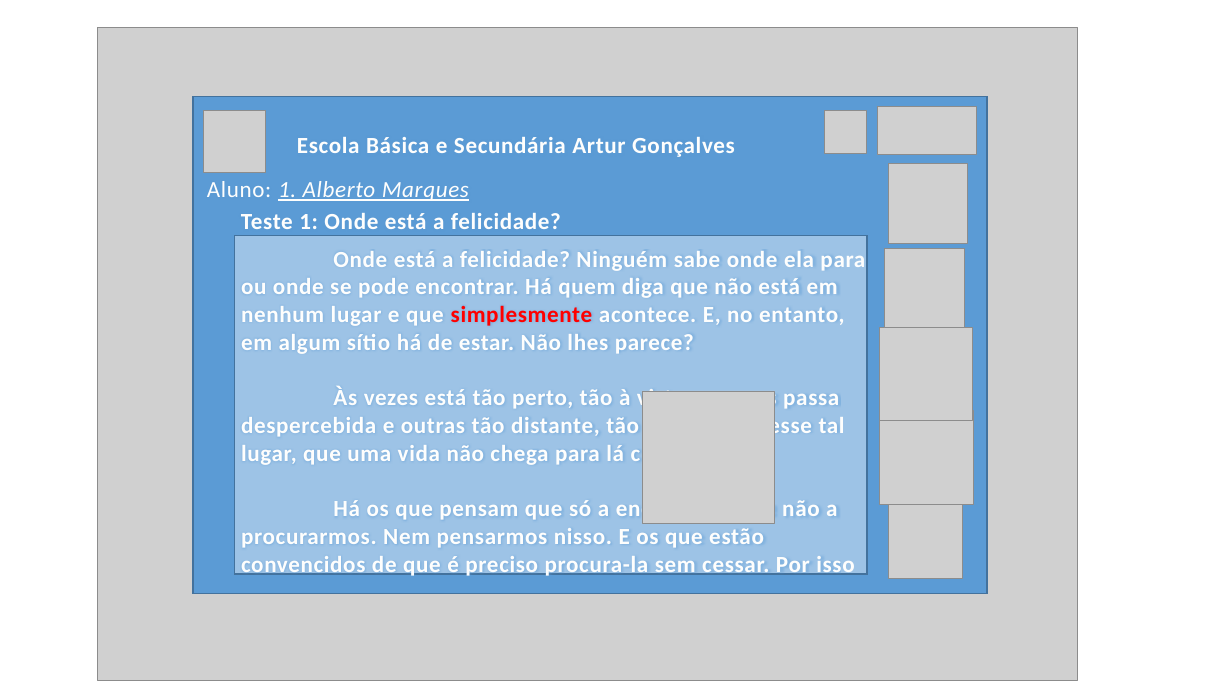
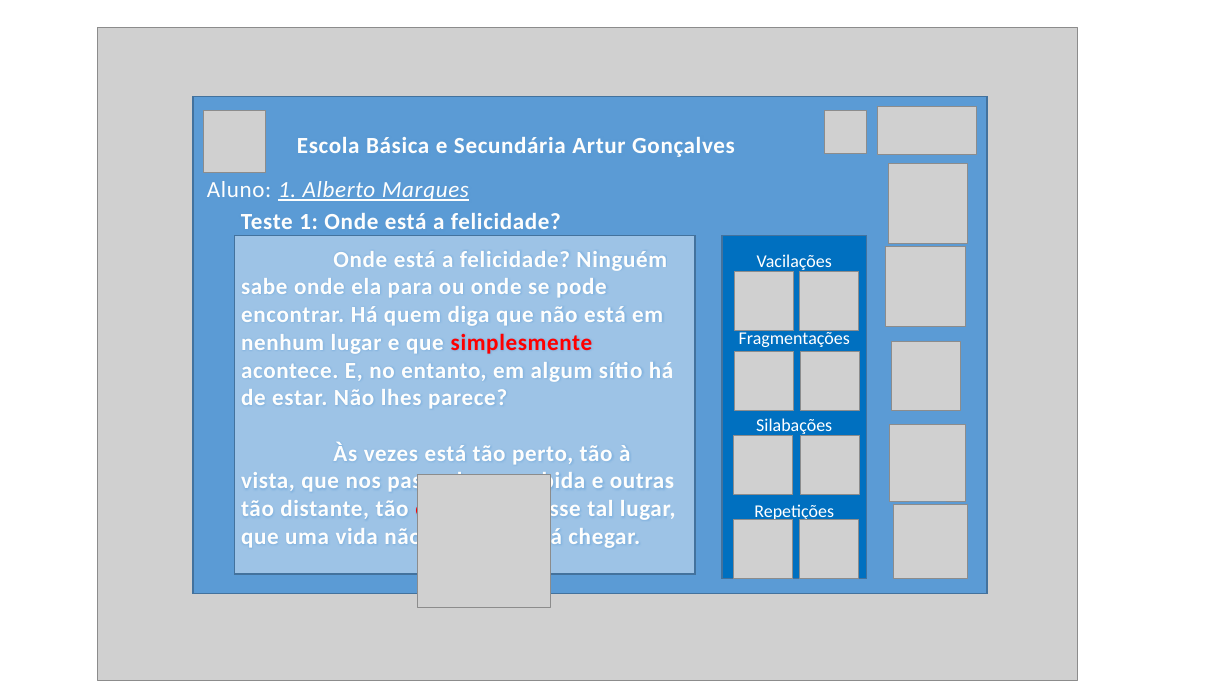
Before and after one commit to iptomar/letrinhas_as, a slide deck: slide 10 of Prototipo Exploratório e fotos/prototipoexploratorio.pptx. Drawn at 1232x693 pixels with LibreOffice and Linux fonts; fonts in the diff are those of the drawing; grey boxes stand for pictures. Boxes give left, top, right and bottom in pixels: in the first picture for what was removed or moved away, otherwise in the second. Text is boxed around its words. In the diff, an @@ line names an element or a change of style, - is before the commit and + after.

```diff
--- a/Prototipo Exploratório e fotos/prototipoexploratorio.pptx
+++ b/Prototipo Exploratório e fotos/prototipoexploratorio.pptx
@@ rectangle: place and size @@
-rectangle at (235,236,868,574)
+rectangle at (235,236,695,574)
@@ rectangle added at (723,236,867,579), fill #0070C0, outline #43739E 1 pt, 14 pt, text #FFFFFF @@
+Vacilações
+Fragmentações
+Silabações
+Repetições
@@ picture added at (735,272,794,331) @@
@@ picture added at (799,272,859,331) @@
@@ picture added at (735,351,794,410) @@
@@ picture added at (800,351,860,410) @@
@@ picture at (891,342,960,411): rotation 180 to 0 degrees @@
@@ picture added at (734,435,793,494) @@
@@ picture added at (800,435,860,494) @@
@@ picture: place and size @@
-picture at (880,410,974,505)
+picture at (890,425,966,501)
@@ picture: place and size @@
-picture at (642,391,775,524)
+picture at (418,475,551,608)
@@ text at (241,497,854,578): paragraph removed @@
-Há os que pensam que só a encontramos se não a procurarmos. Nem pensarmos nisso. E os que estão convencidos de que é preciso procura-la sem cessar. Por isso
@@ picture: place and size @@
-picture at (888,505,962,579)
+picture at (894,505,968,579)
@@ picture added at (734,519,793,579) @@
@@ picture added at (799,519,859,579) @@
```
Also in this commit, not shown: 2 other slides changed.
